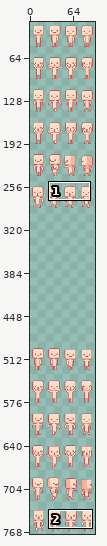
Sprite sheet: res/images/homme.png. The first picture is a wide view before the edit; the outline marks the close-up.
Close-up. Before the edit:
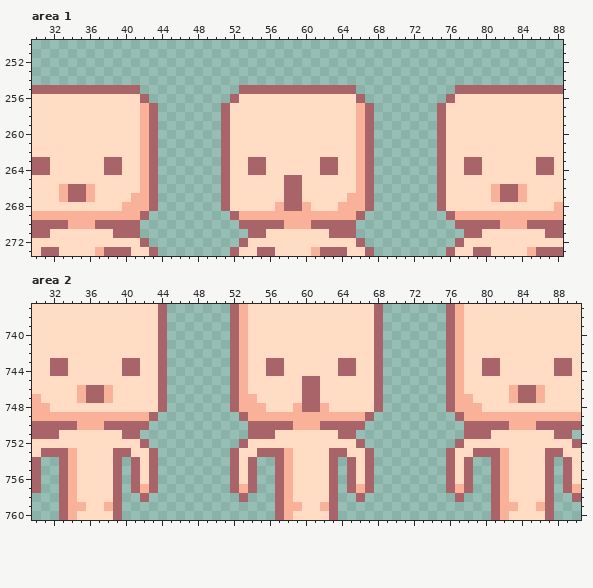
The file is 96x960 pixels. Shown: area 1: x 30..88, y 250..273; area 2: x 30..90, y 737..760. The wide view leaves out empty margins.
The same view after the edit:
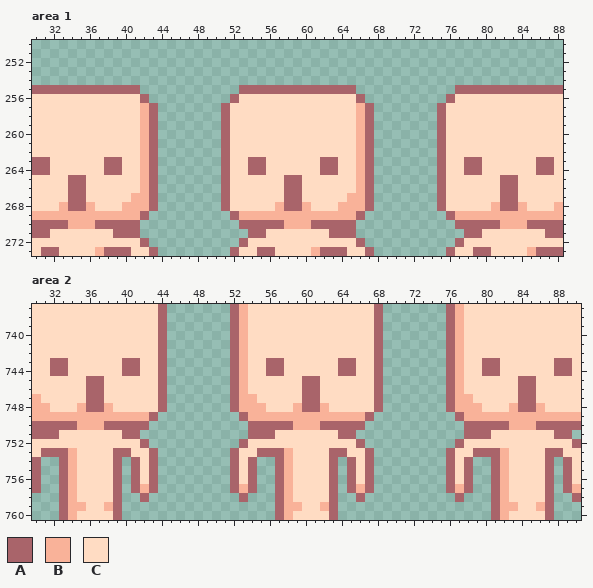
Palette (. is transparent): A #a9646a  B #f9b299  C #ffdcc3
Change:
Area 1:
y 265: x 34..35 CC -> AA; x 82..83 CC -> AA
y 266..267: x 33 B -> C; x 36 B -> C; x 81 B -> C; x 84 B -> C
y 268: x 33..36 CCCC -> BAAB; x 81..84 CCCC -> BAAB
Area 2:
y 745: x 36..37 CC -> AA; x 84..85 CC -> AA
y 746..747: x 35 B -> C; x 38 B -> C; x 83 B -> C; x 86 B -> C
y 748: x 35..38 CCCC -> BAAB; x 83..86 CCCC -> BAAB
